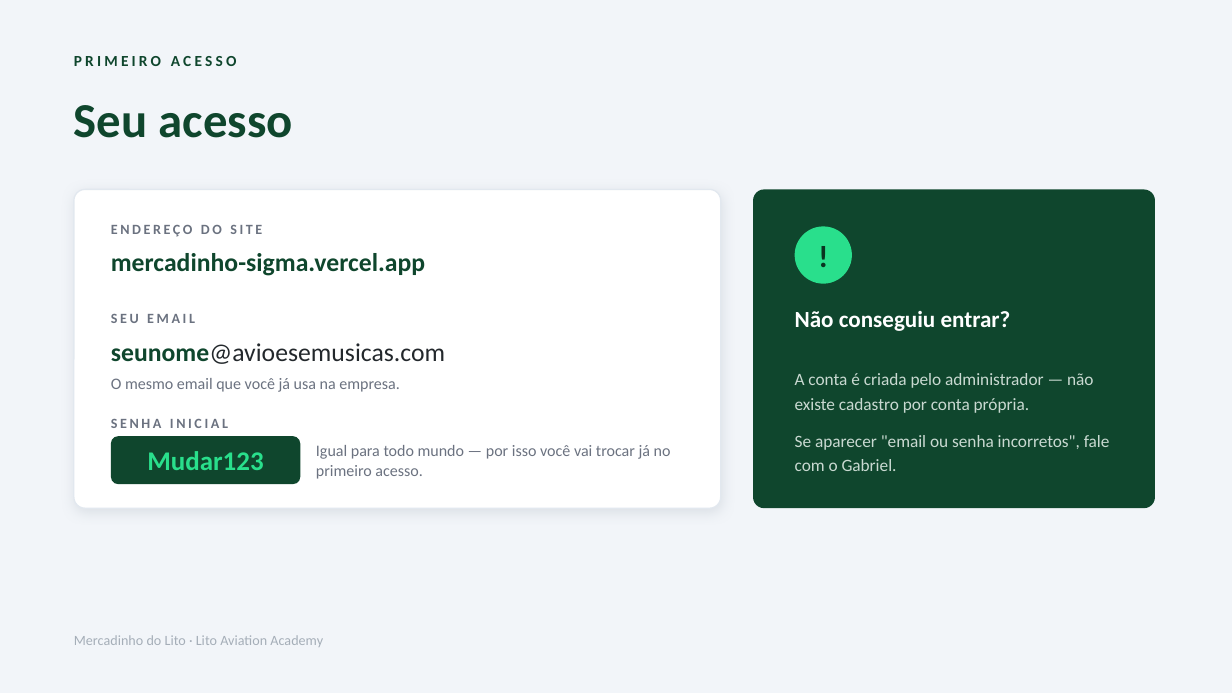
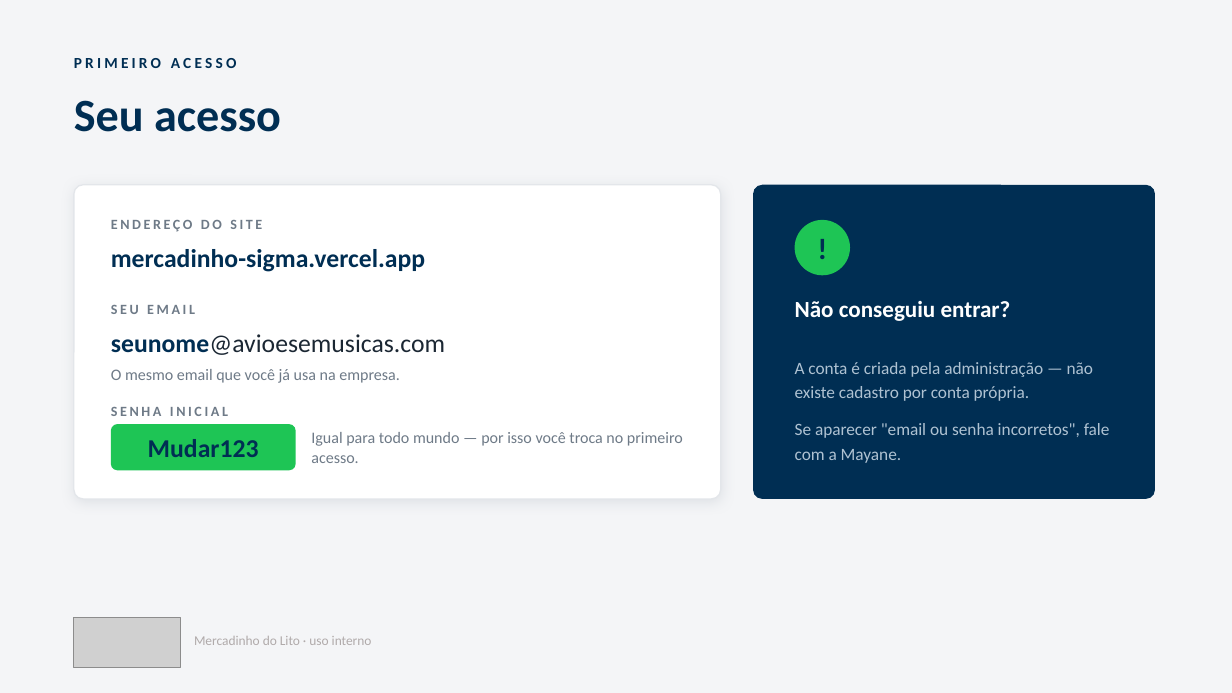
Before and after one commit to LitoGroup/mercadinho, a slide deck: slide 3 of docs/Mercadinho-do-Lito-como-usar.pptx. Drawn at 1232x693 pixels with LibreOffice and Linux fonts; fonts in the diff are those of the drawing; grey boxes stand for pictures. Boxes give left, top, right and bottom in pixels: in the first picture for what was removed or moved away, otherwise in the second. Text is boxed around its words. In the diff, an @@ line names an element or a change of style, - is before the commit and + after.

```diff
--- a/docs/Mercadinho-do-Lito-como-usar.pptx
+++ b/docs/Mercadinho-do-Lito-como-usar.pptx
@@ background #F2F5F9 to #F4F5F7 @@
@@ text "PRIMEIRO ACESSO" at <box>74,58,236,68</box>: text colour #0F462D to #002E53 @@
@@ text "Seu acesso" at <box>74,100,281,132</box>: size 38 to 36 pt, text colour #0F462D to #002E53 @@
@@ rounded rectangle: place and size @@
-rounded rectangle at <box>74,189,721,508</box>
+rounded rectangle at <box>74,185,721,499</box>
@@ rounded rectangle at <box>74,185,721,499</box>: outline #E2E8EF 1 pt to #E3E6EA 1 pt; shadow changed; proportions changed @@
@@ rounded rectangle: place and size @@
-rounded rectangle at <box>753,189,1155,508</box>
+rounded rectangle at <box>753,185,1155,499</box>
@@ rounded rectangle at <box>753,185,1155,499</box>: fill #0F462D to #002E53; proportions changed @@
@@ text "mercadinho-sigma.vercel.app" at <box>111,249,425,272</box>: text colour #0F462D to #002E53 @@
@@ text "!" at <box>795,220,850,275</box>: size 24 to 23 pt, text colour #0A3421 to #002E53 @@
@@ ellipse: place and size @@
-ellipse at <box>795,226,852,284</box>
+ellipse at <box>795,220,850,275</box>
@@ ellipse at <box>795,220,850,275</box>: fill #29DF8C to #1EC555 @@
@@ text "seunome@avioesemusicas.com" at <box>111,334,445,355</box>: text colour #0F462D to #002E53, text colour #23282C to #1B2733 in "seunome@avioesemusicas.com" @@
@@ text at <box>795,362,1110,463</box>: text changed; text colour #C9D9D1 to #AFC2D2 @@
-A conta é criada pelo administrador — não existe cadastro por conta própria.
-Se aparecer "email ou senha incorretos", fale com o Gabriel.
+A conta é criada pela administração — não existe cadastro por conta própria.
+Se aparecer "email ou senha incorretos", fale com a Mayane.
@@ text colour #6B7280 to #6E7A87 in 4 elements at <box>111,220,262,232</box>, <box>111,305,195,314</box>, <box>111,369,399,383</box>, <box>111,407,228,416</box> @@
@@ 5 texts: place and size @@
-5 texts at <box>111,311,1011,428</box>
+5 texts at <box>111,301,1011,416</box>
@@ text "Mudar123": place and size @@
-text "Mudar123" at <box>147,451,263,470</box>
+text "Mudar123" at <box>148,439,259,457</box>
@@ text "Mudar123" at <box>148,439,259,457</box>: size 21 to 20 pt, text colour #29DF8C to #002E53 @@
@@ rounded rectangle: place and size @@
-rounded rectangle at <box>111,436,300,484</box>
+rounded rectangle at <box>111,424,296,470</box>
@@ rounded rectangle at <box>111,424,296,470</box>: fill #0F462D to #1EC555; proportions changed @@
@@ text at <box>311,432,683,463</box>: text changed; text colour #6B7280 to #6E7A87 @@
-Igual para todo mundo — por isso você vai trocar já no primeiro acesso.
+Igual para todo mundo — por isso você troca no primeiro acesso.
@@ picture added at <box>74,617,180,667</box> @@
@@ text at <box>194,636,372,645</box>: text changed; size 11 to 10.5 pt; text colour #A5AEB8 to #B0AAAA @@
-Mercadinho do Lito · Lito Aviation Academy
+Mercadinho do Lito · uso interno
```
Also in this commit, not shown: 8 other slides changed.
